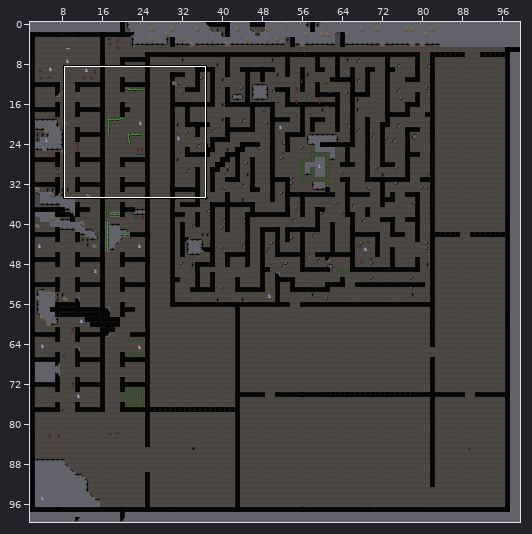
Tiled map (JSON), stored at public/maps/s_karteship.tmj. The picture above shows the old version from afar; the outline marks the close-up.
Close-up. As it was:
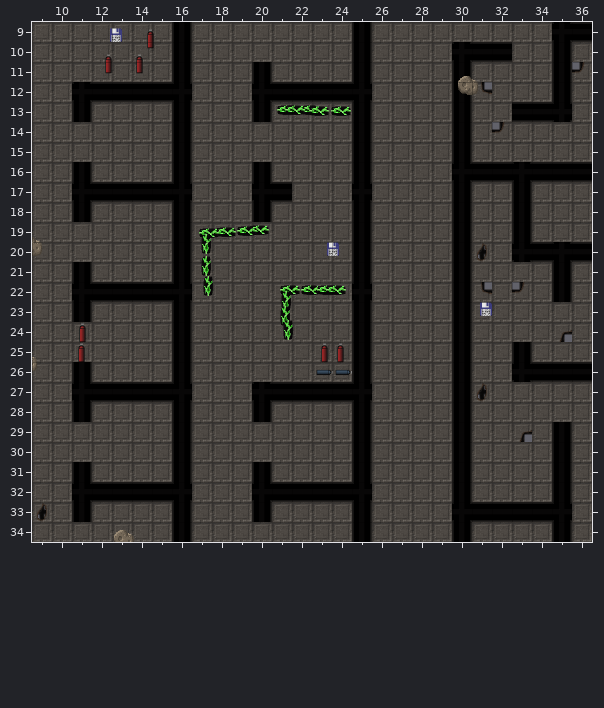
Cells are 32x32 px. Shown: x 9..36, y 9..34. The commit also changed other parts of the map, which this record leaves out.
New version:
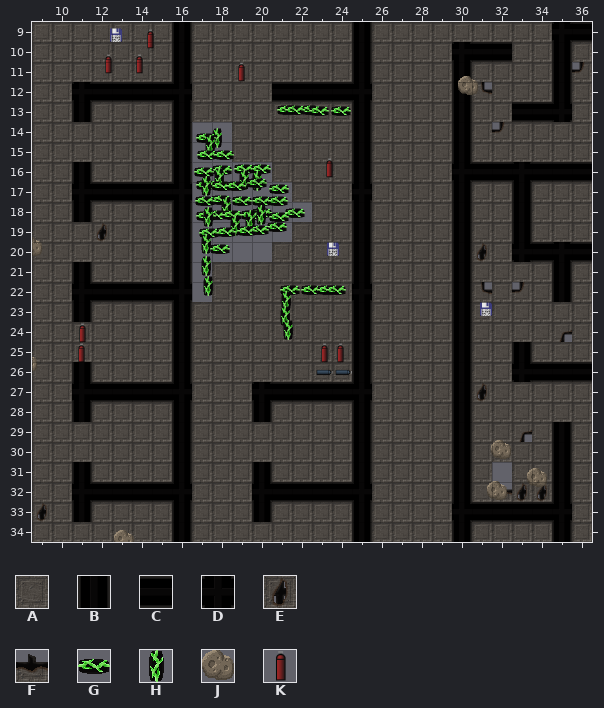
Key: from "ship": A 0, B 1, C 2, D 3, E 4, F 7, G 57, H 58, J 59, K 62.
_ is an empty cell.
Objects are placed by their top-left corner, in cells (3,4 is the top-left corner of cell 3,4); size is 1x1 cell unless given.
Edits made:
{"where": "layer \"Tile Layer 1\""}
{"y":11,"x":20,"old":"B","new":"A"}
{"y":12,"x":20,"old":"D","new":"A"}
{"y":13,"x":20,"old":"B","new":"A"}
{"y":14,"x":17,"old":"AA","new":"__"}
{"y":15,"x":17,"old":"AA","new":"__"}
{"y":16,"x":17,"old":"AAAB","new":"____"}
{"y":17,"x":17,"old":"AAADC","new":"_____"}
{"y":18,"x":17,"old":"AAABAA","new":"______"}
{"y":19,"x":12,"old":"A","new":"E"}
{"y":19,"x":17,"old":"AAAAA","new":"_____"}
{"y":20,"x":17,"old":"AAAA","new":"____"}
{"y":21,"x":17,"old":"A","new":"_"}
{"y":22,"x":17,"old":"A","new":"_"}
{"y":31,"x":32,"old":"A","new":"_"}
{"y":32,"x":32,"old":"AAA","new":"FEE"}
{"where": "layer \"Object Layer 1\""}
{"now": "K at 18.9,11"}
{"now": "H at 17.7,14.3"}
{"now": "G at 17.2,14.3"}
{"now": "H at 17.4,14.7"}
{"now": "G at 17.2,15.1"}
{"now": "G at 18.1,15.1"}
{"now": "K at 23.3,15.8"}
{"now": "G at 19.1,15.9"}
{"now": "G at 20,15.9"}
{"now": "G at 18,15.9"}
{"now": "G at 17.1,16"}
{"now": "H at 17.8,16.3"}
{"now": "H at 19.1,16.4"}
{"now": "H at 19.8,16.4"}
{"now": "G at 19.8,16.6"}
{"now": "G at 17.2,16.7"}
{"now": "G at 18,16.7"}
{"now": "G at 18.7,16.7"}
{"now": "H at 17.2,16.7"}
{"now": "G at 20.9,16.8"}
{"now": "G at 18,17.4"}
{"now": "G at 17.2,17.5"}
{"now": "G at 19,17.5"}
{"now": "G at 20,17.5"}
{"now": "G at 20.8,17.5"}
{"now": "H at 18.2,17.7"}
{"now": "G at 21.7,18"}
{"now": "G at 20,18.1"}
{"now": "G at 19.5,18.2"}
{"now": "H at 20,18.2"}
{"now": "G at 17.7,18.2"}
{"now": "G at 18.5,18.2"}
{"now": "G at 17.2,18.2"}
{"now": "G at 20.8,18.2"}
{"now": "H at 17.3,18.2"}
{"now": "H at 19.4,18.4"}
{"now": "H at 18.7,18.7"}
{"now": "G at 20.8,18.8"}
{"now": "G at 17.9,19.8"}
{"now": "J at 31.9,29.9"}
{"now": "J at 33.8,31.3"}
{"now": "J at 31.8,31.9"}
